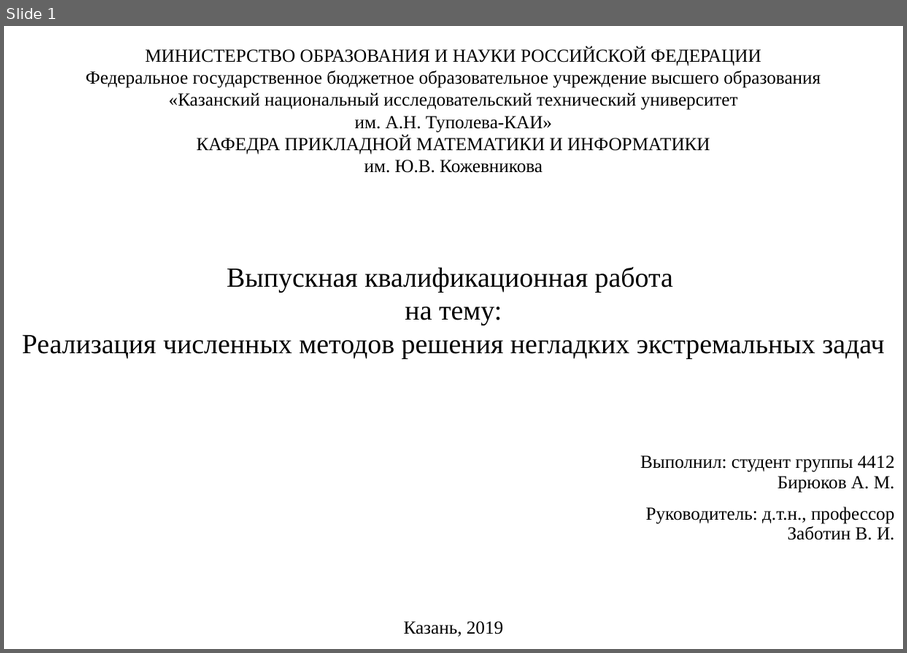
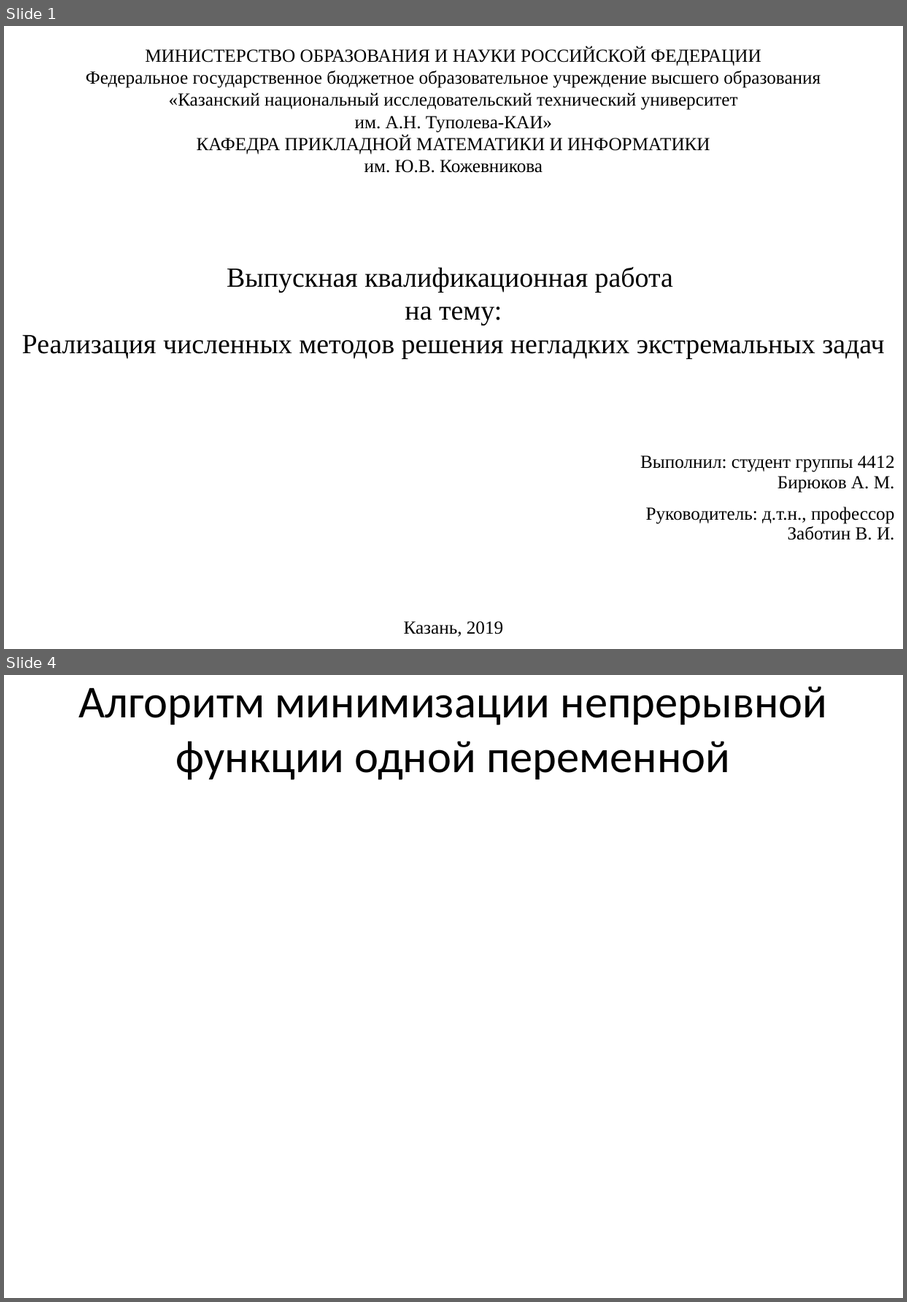
Before and after one commit to EgoPingvina/LipshMinimization, a slide deck: Documentation/Презентация Бирюков 4412.pptx. Shown one above the other, each under a label of ours: slide 1 before the commit, slides 1 and 4 after it; the slides between them are not shown. The pictures are 907x653 and 907x1302 pixels, drawn with LibreOffice and Linux fonts; fonts in the diff are those of the drawing. Boxes give left, top, right and bottom in pixels: in the first picture for what was removed or moved away, otherwise in the second. Text is boxed around its words. In the diff, an @@ line names an element or a change of style, - is before the commit and + after.

```diff
--- a/Documentation/Презентация Бирюков 4412.pptx
+++ b/Documentation/Презентация Бирюков 4412.pptx
@@ slide 4 added at [4, 675, 903, 1298], background #FFFFFF @@
@@ title added at [79, 686, 828, 780], 39.6 pt, text #000000 @@
+Алгоритм минимизации непрерывной функции одной переменной
```
Also in this commit, not shown: 15 other slides added, 1 slide removed.
